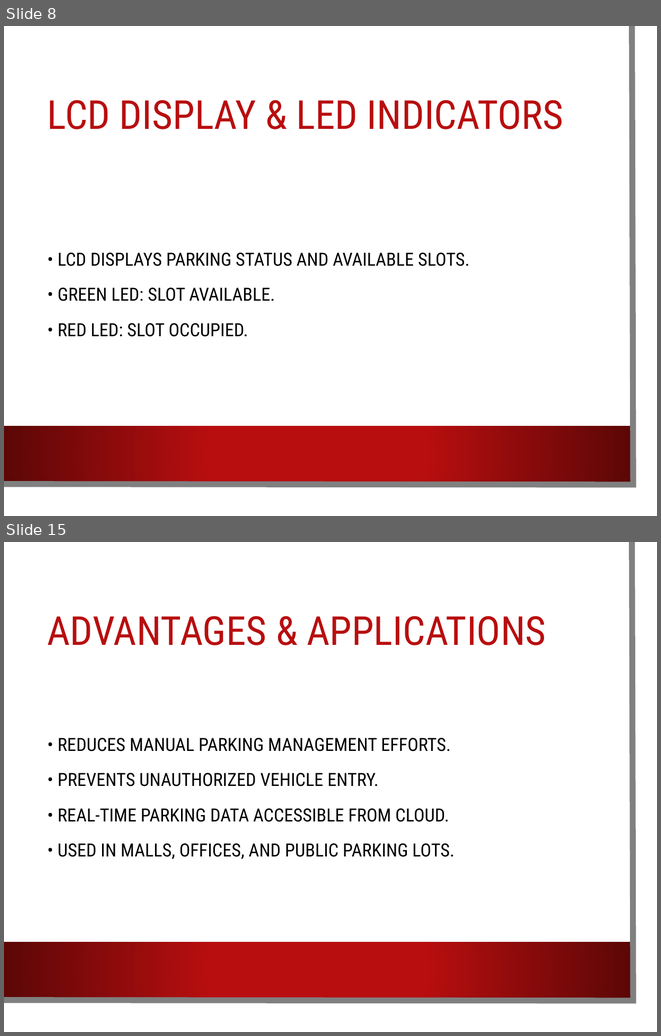
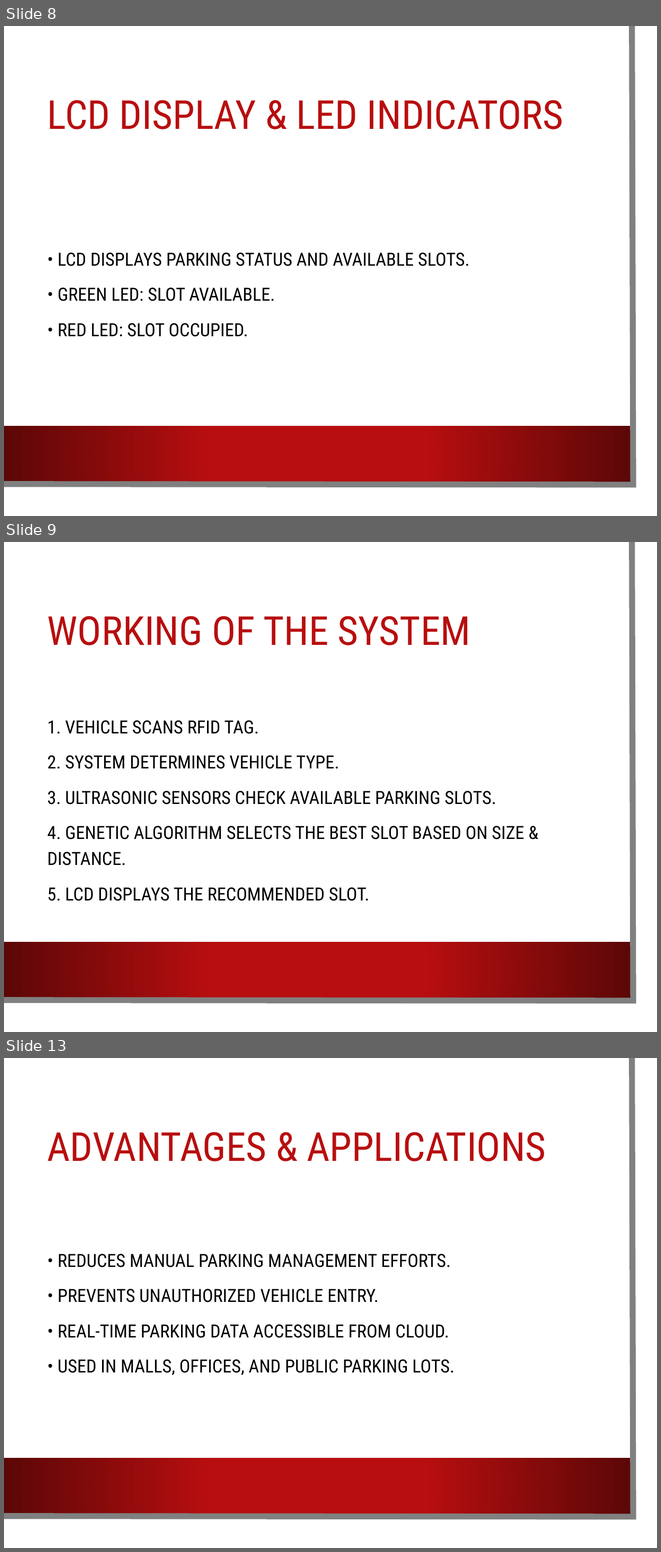
Before and after one commit to IndrayudhB/Smart-Parking-System-using-IoT-RFID, a slide deck: Smart_Parking_System_Presentation.pptx. Shown one above the other, each under a label of ours: slides 8 and 15 before the commit, slides 8, 9 and 13 after it; the slides between them are not shown. The pictures are 661x1036 and 661x1552 pixels, drawn with LibreOffice and Linux fonts; fonts in the diff are those of the drawing; background and template pictures are left out. Boxes give left, top, right and bottom in pixels: in the first picture for what was removed or moved away, otherwise in the second. Text is boxed around its words. In the diff, an @@ line names an element or a change of style, - is before the commit and + after.

```diff
--- a/Smart_Parking_System_Presentation.pptx
+++ b/Smart_Parking_System_Presentation.pptx
@@ slide 9 added at [4,542,657,1032], background picture (left out); not listed: 3 template elements that a slide beside it also shows @@
@@ title added at [47,616,470,645], 44 pt, text #B80E0F @@
+WORKING OF THE SYSTEM
@@ text added at [47,720,524,901], 20 pt, text #000000 @@
+1. VEHICLE SCANS RFID TAG.
+2. SYSTEM DETERMINES VEHICLE TYPE.
+3. ULTRASONIC SENSORS CHECK AVAILABLE PARKING SLOTS.
+4. GENETIC ALGORITHM SELECTS THE BEST SLOT BASED ON SIZE & DISTANCE.
+5. LCD DISPLAYS THE RECOMMENDED SLOT.
@@ what was slide 15 is now slide 13 @@
```
Also in this commit, not shown: 3 other slides added, 6 slides removed.
